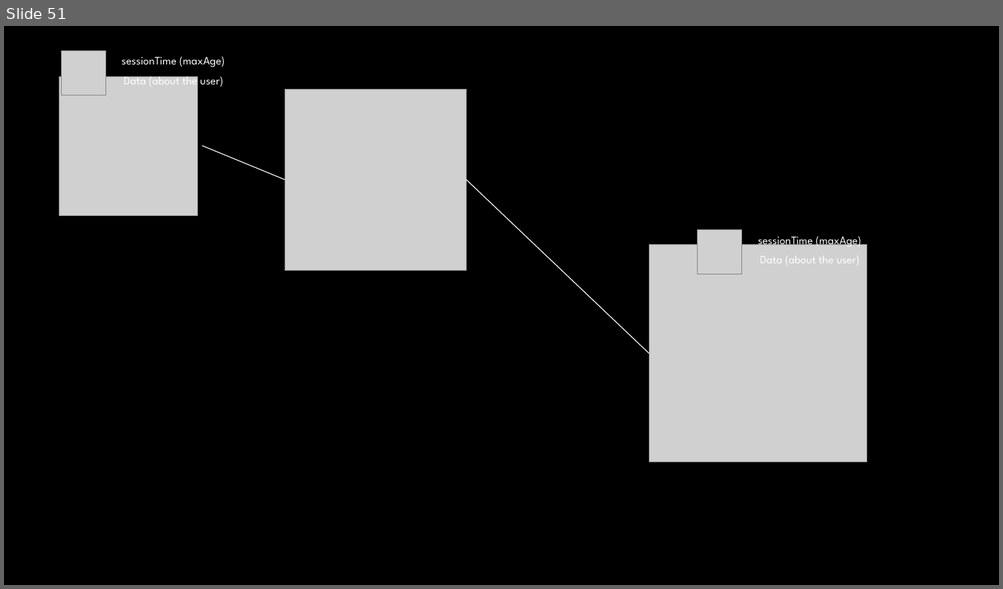
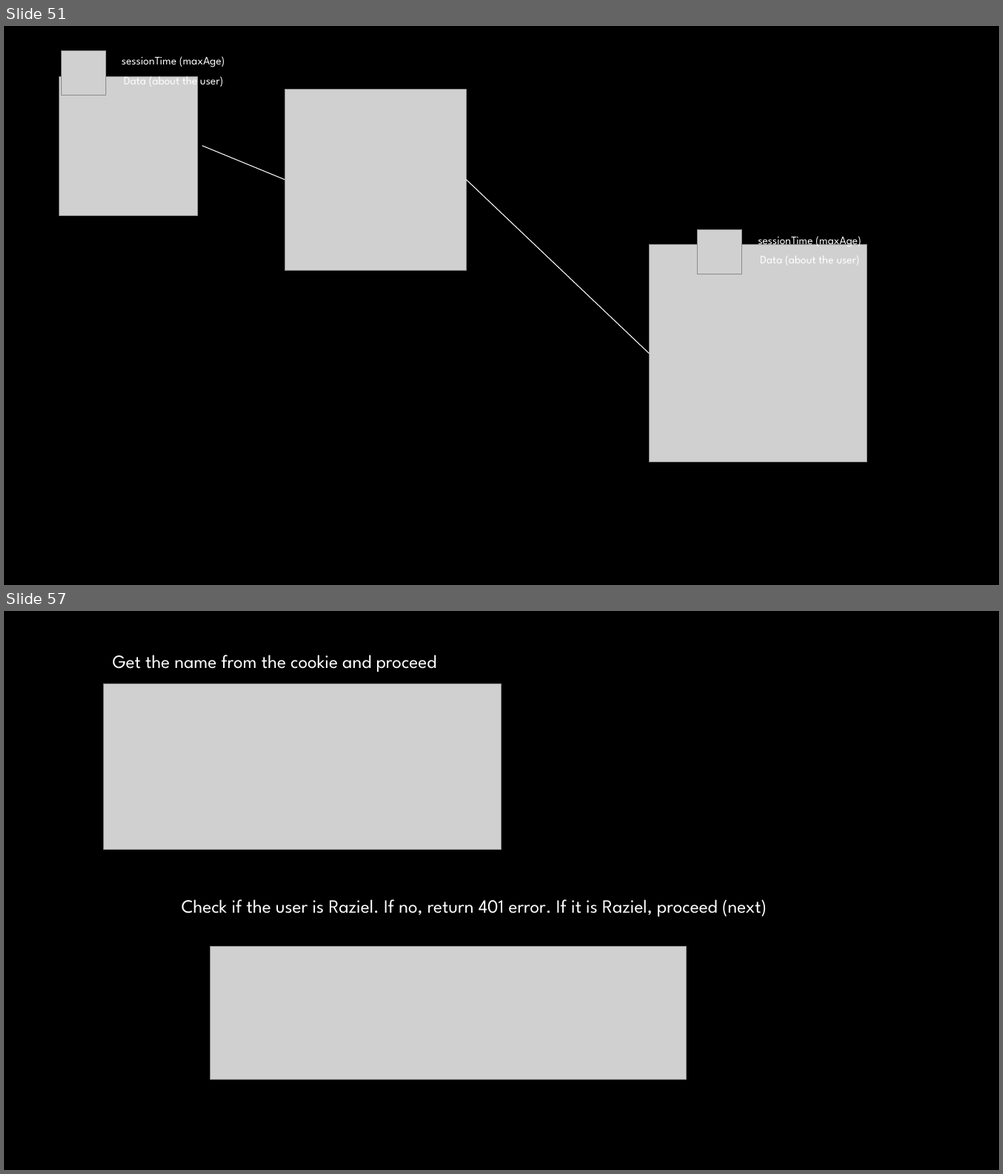
Before and after one commit to talyaron/fullstack-itc-may21, a slide deck: 05-Node/03-express/00-presentation/express-recap.pptx. Shown one above the other, each under a label of ours: slide 51 before the commit, slides 51 and 57 after it; the slides between them are not shown. The pictures are 1003x589 and 1003x1174 pixels, drawn with LibreOffice and Linux fonts; fonts in the diff are those of the drawing; grey boxes stand for pictures; background and template pictures are left out. Boxes give left, top, right and bottom in pixels: in the first picture for what was removed or moved away, otherwise in the second. Text is boxed around its words. In the diff, an @@ line names an element or a change of style, - is before the commit and + after.

```diff
--- a/05-Node/03-express/00-presentation/express-recap.pptx
+++ b/05-Node/03-express/00-presentation/express-recap.pptx
@@ slide 57 added at box(4, 611, 999, 1170), background picture (left out) @@
@@ text added at box(113, 655, 437, 672), 18 pt, text #FFFFFF @@
+Get the name from the cookie and proceed
@@ picture added at box(103, 684, 501, 850) @@
@@ text added at box(182, 900, 766, 917), 18 pt, text #FFFFFF @@
+Check if the user is Raziel. If no, return 401 error. If it is Raziel, proceed (next)
@@ picture added at box(210, 947, 687, 1080) @@
```
Also in this commit, not shown: 6 other slides added, 5 other files.
